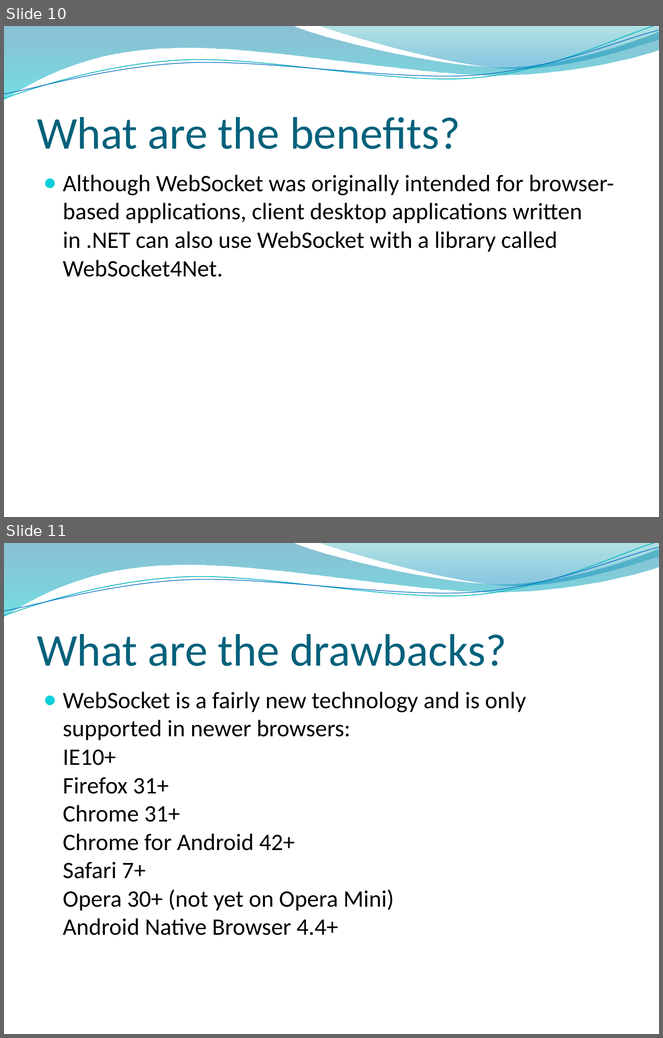
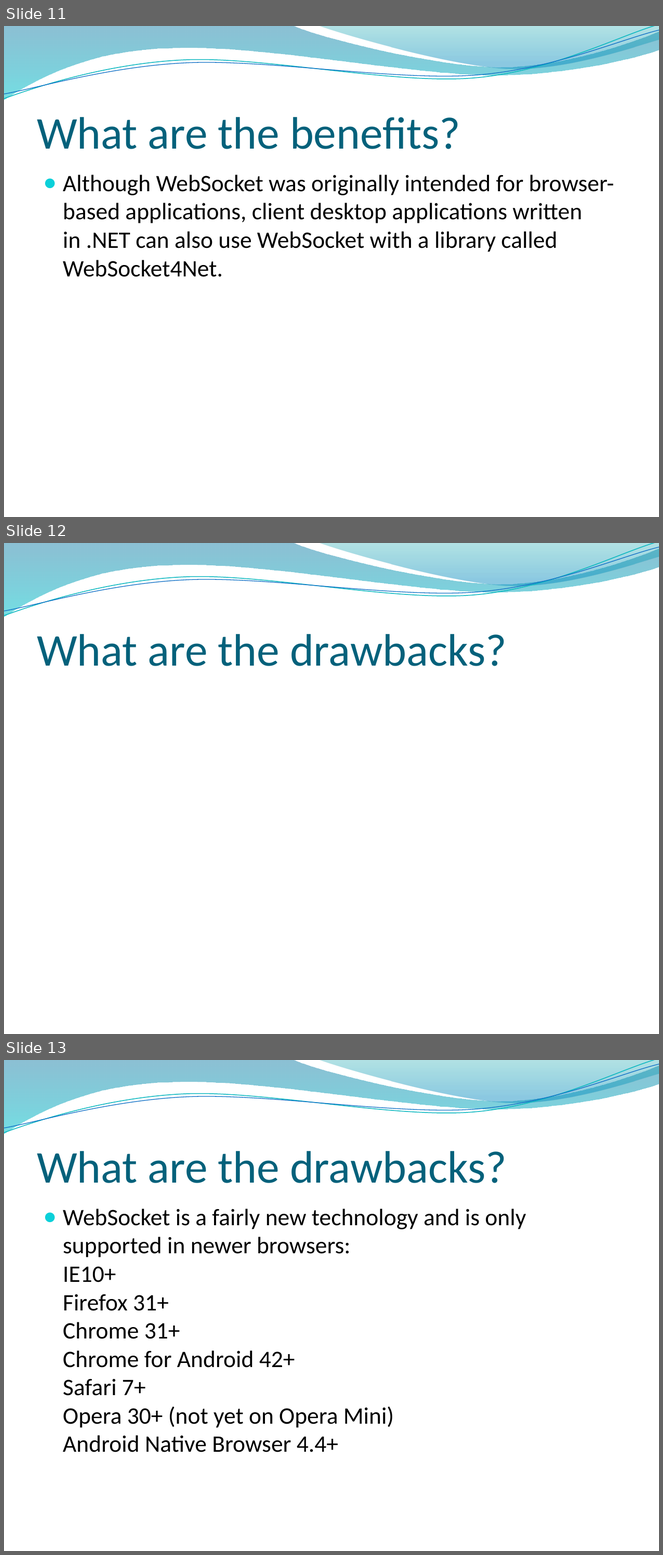
Before and after one commit to kyleema2016/Chatter, a slide deck: WebSocket.pptx. Shown one above the other, each under a label of ours: slides 10 and 11 before the commit, slides 11, 12 and 13 after it. The pictures are 663x1038 and 663x1555 pixels, drawn with LibreOffice and Linux fonts; fonts in the diff are those of the drawing; background and template pictures are left out. Boxes give left, top, right and bottom in pixels: in the first picture for what was removed or moved away, otherwise in the second. Text is boxed around its words. In the diff, an @@ line names an element or a change of style, - is before the commit and + after.

```diff
--- a/WebSocket.pptx
+++ b/WebSocket.pptx
@@ slide 12 added at (4, 543, 659, 1034), background picture (left out); not listed: 4 template elements that a slide beside it also shows @@
@@ title added at (37, 634, 507, 666), 50 pt, text #04617B @@
+What are the drawbacks?
@@ what was slide 10 is now slide 11 @@
@@ what was slide 11 is now slide 13 @@
```
Also in this commit, not shown: 5 slides changed, 4 other slides added, 10 other files.
